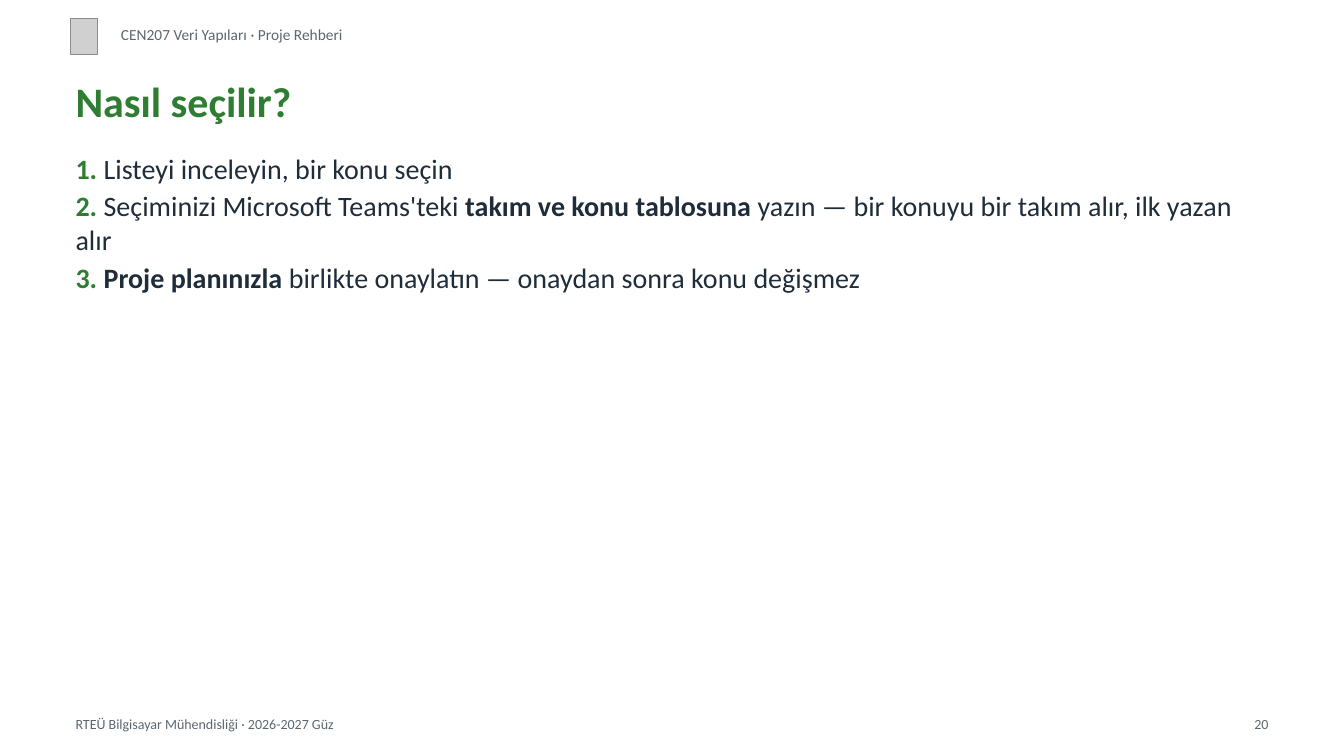
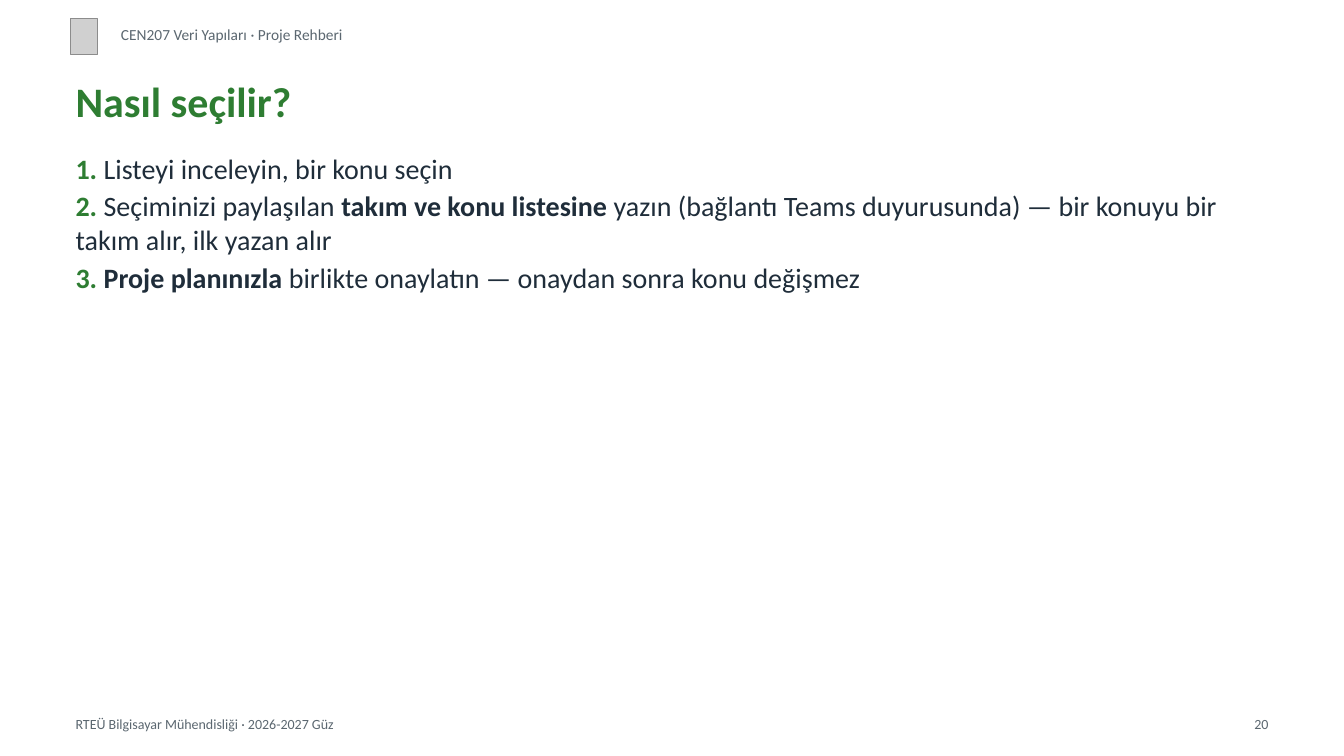
Before and after one commit to ucoruh/ce205-data-structures, a slide deck: slide 20 of docs/project-guide/cen207-project-guide-slides.tr.pptx. Drawn at 1344x756 pixels with LibreOffice and Linux fonts; fonts in the diff are those of the drawing; grey boxes stand for pictures. Boxes give left, top, right and bottom in pixels: in the first picture for what was removed or moved away, otherwise in the second. Text is boxed around its words. In the diff, an @@ line names an element or a change of style, - is before the commit and + after.

Commit message:
Teams of at most 5, 10-minute demo slots, repository from template (no fork), shared team list; outputs rebuilt

```diff
--- a/docs/project-guide/cen207-project-guide-slides.tr.pptx
+++ b/docs/project-guide/cen207-project-guide-slides.tr.pptx
@@ text at (76,195,1217,255): text changed @@
-2. Seçiminizi Microsoft Teams'teki takım ve konu tablosuna yazın — bir konuyu bir takım alır, ilk yazan alır
+2. Seçiminizi paylaşılan takım ve konu listesine yazın (bağlantı Teams duyurusunda) — bir konuyu bir takım alır, ilk yazan alır
```
Also in this commit, not shown: 2 other slides changed, 45 other files.
